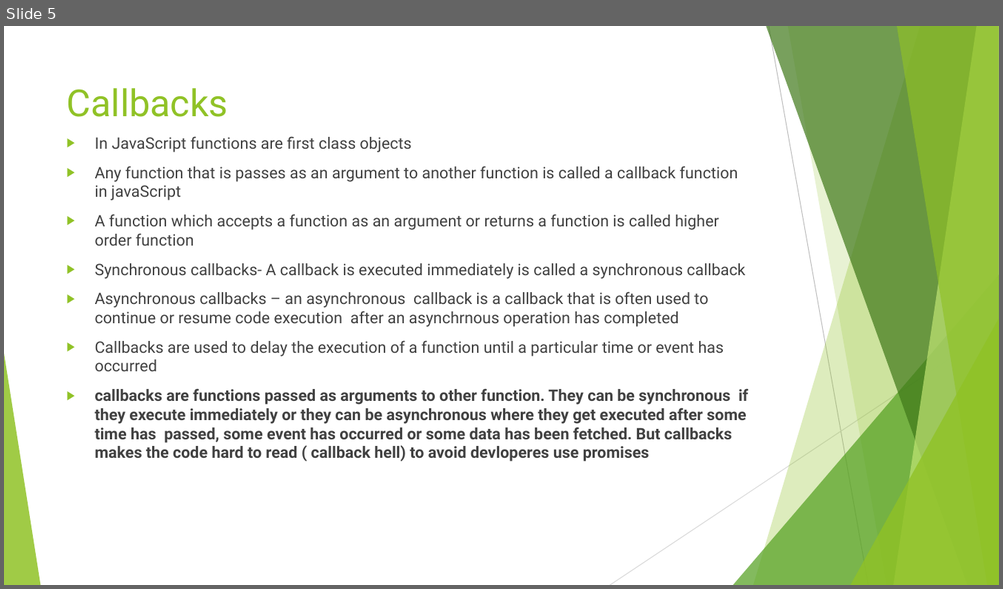
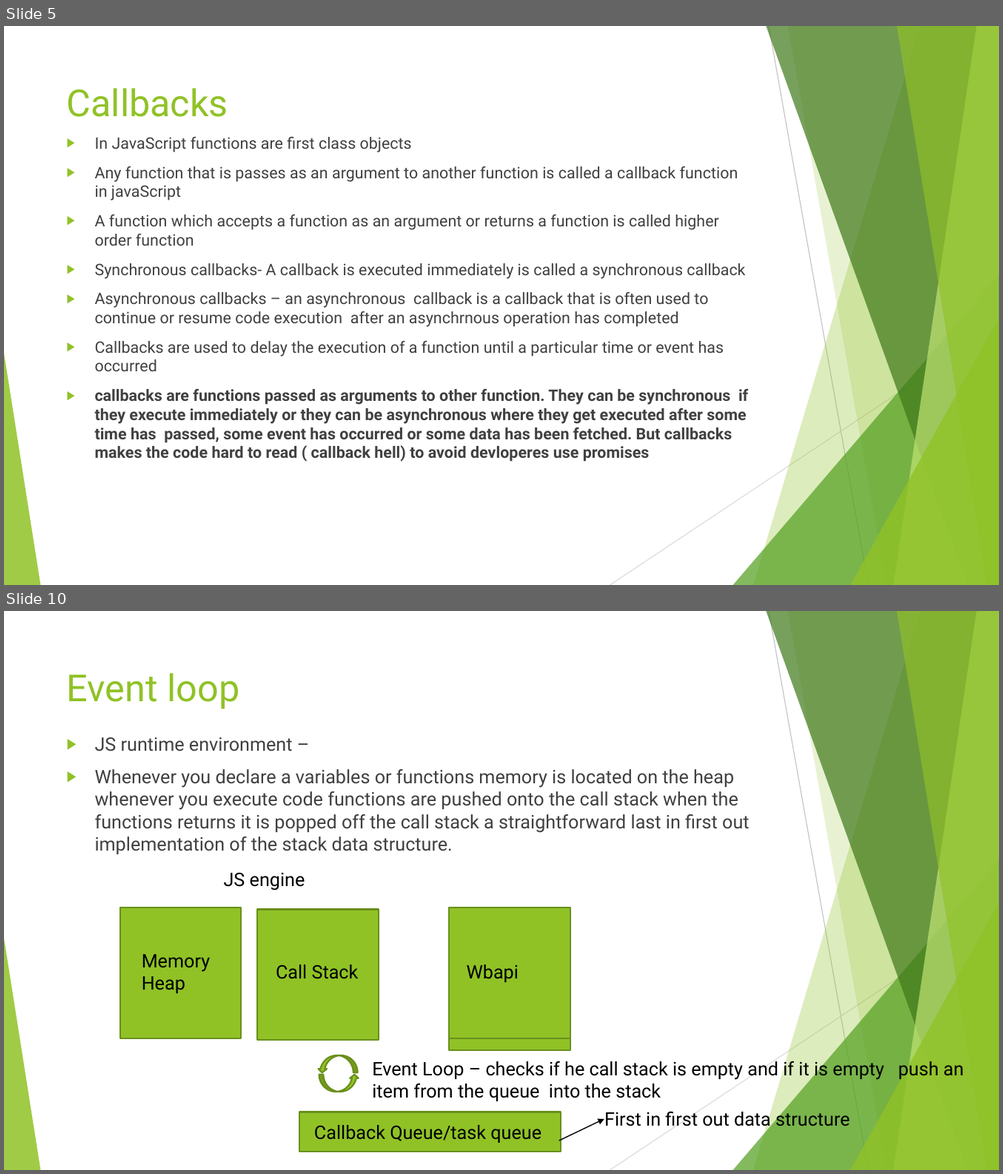
Before and after one commit to divyaparyani67/JavaScript_BAsics, a slide deck: Async JS/Asynchronous JS.pptx. Shown one above the other, each under a label of ours: slide 5 before the commit, slides 5 and 10 after it; the slides between them are not shown. The pictures are 1003x589 and 1003x1174 pixels, drawn with LibreOffice and Linux fonts; fonts in the diff are those of the drawing. Boxes give left, top, right and bottom in pixels: in the first picture for what was removed or moved away, otherwise in the second. Text is boxed around its words. In the diff, an @@ line names an element or a change of style, - is before the commit and + after.

```diff
--- a/Async JS/Asynchronous JS.pptx
+++ b/Async JS/Asynchronous JS.pptx
@@ slide 10 added at box(4, 611, 999, 1170), background #FFFFFF; not listed: 10 template elements that a slide beside it also shows @@
@@ title added at box(67, 673, 239, 709), 36 pt, text #90C226 @@
+Event loop
@@ text added at box(95, 738, 748, 854), 18 pt, text #404040 @@
+▶ JS runtime environment –
+▶ Whenever you declare a variables or functions memory is located on the heap whenever you execute code functions are pushed onto the call stack when the functions returns it is popped off the call stack a straightforward last in first out implementation of the stack data structure.
@@ text added at box(224, 873, 305, 891), 18 pt, text #000000 @@
+JS engine
@@ rectangle added at box(120, 908, 242, 1039), fill #90C226, outline #6B901C 1.5 pt @@
@@ rectangle added at box(257, 909, 378, 1041), fill #90C226, outline #6B901C 1.5 pt @@
@@ rectangle added at box(449, 919, 570, 1051), fill #90C226, outline #6B901C 1.5 pt @@
@@ rectangle added at box(449, 908, 570, 1039), fill #90C226, outline #6B901C 1.5 pt @@
@@ text added at box(142, 954, 210, 994), 18 pt, text #000000 @@
+Memory Heap
@@ text added at box(276, 965, 358, 980), 18 pt, text #000000 @@
+Call Stack
@@ text added at box(466, 965, 518, 982), 18 pt, text #000000 @@
+Wbapi
@@ text added at box(475, 974, 543, 982), 18 pt, text #000000 @@
+Web Api
@@ curved up arrow added at box(318, 1056, 358, 1073), fill #90C226, outline #6B901C 1.5 pt @@
@@ curved up arrow added at box(318, 1075, 358, 1092), fill #90C226, outline #6B901C 1.5 pt @@
@@ text added at box(372, 1059, 964, 1102), 18 pt, text #000000 @@
+Event Loop – checks if he call stack is empty and if it is empty push an item from the queue into the stack
@@ rectangle added at box(299, 1113, 560, 1152), fill #90C226, outline #6B901C 1.5 pt @@
@@ arrow added from (559, 1141) to (604, 1119), #000000 1 pt @@
@@ text added at box(604, 1109, 850, 1130), 18 pt, text #000000 @@
+First in first out data structure
@@ text added at box(314, 1125, 541, 1143), 18 pt, text #000000 @@
+Callback Queue/task queue
```
Also in this commit, not shown: 1 slide changed, 5 other slides added, 2 slides removed, 2 other files.
